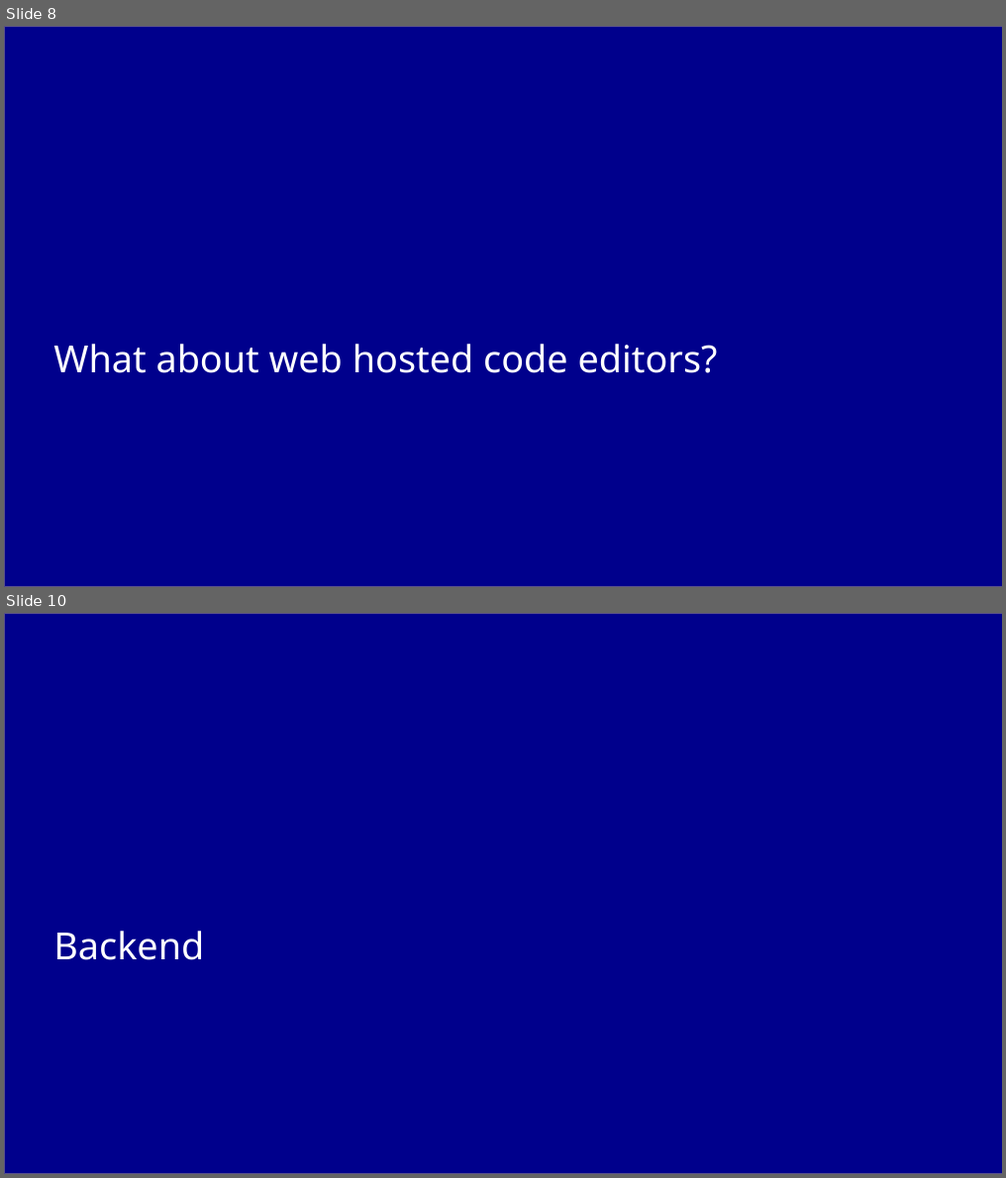
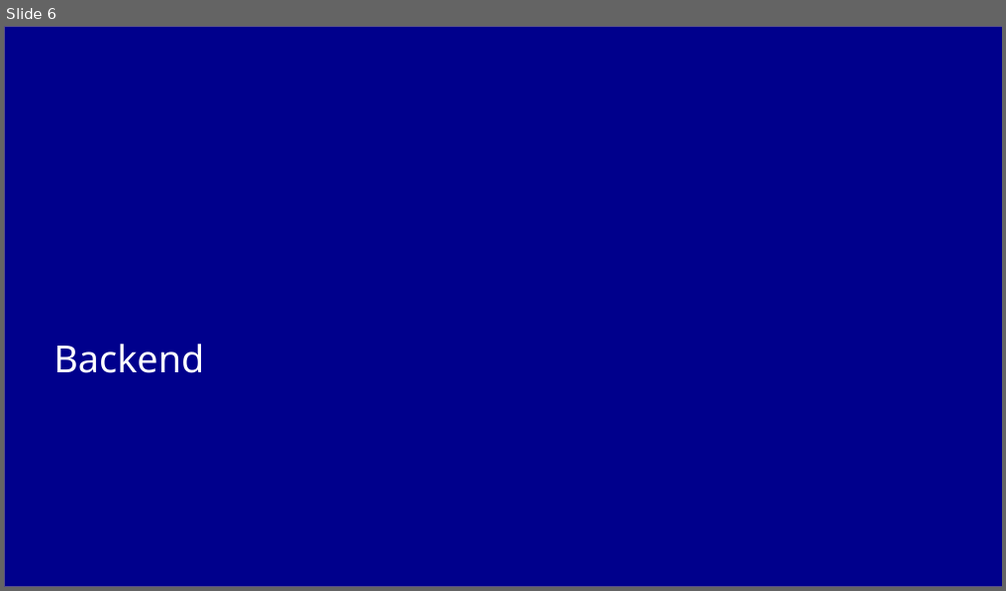
Before and after one commit to cheater78/RIOT-WebEditor, a slide deck: docs/project-log/RIoTPresentation.pptx. Shown one above the other, each under a label of ours: slides 8 and 10 before the commit, slide 6 after it; the slides between them are not shown. The pictures are 1006x1178 and 1006x591 pixels, drawn with LibreOffice and Linux fonts; fonts in the diff are those of the drawing; background and template pictures are left out. Boxes give left, top, right and bottom in pixels: in the first picture for what was removed or moved away, otherwise in the second. Text is boxed around its words. In the diff, an @@ line names an element or a change of style, - is before the commit and + after.

```diff
--- a/docs/project-log/RIoTPresentation.pptx
+++ b/docs/project-log/RIoTPresentation.pptx
@@ slide 8 removed at box(4, 26, 1002, 587), background #FFFFFF; not listed: 1 template element that a slide beside it also shows @@
@@ title removed at box(54, 344, 718, 373) @@
-What about web hosted code editors?
@@ what was slide 10 is now slide 6 @@
```
Also in this commit, not shown: 8 slides changed, 1 slide added, 8 other slides removed, 1 other file.
